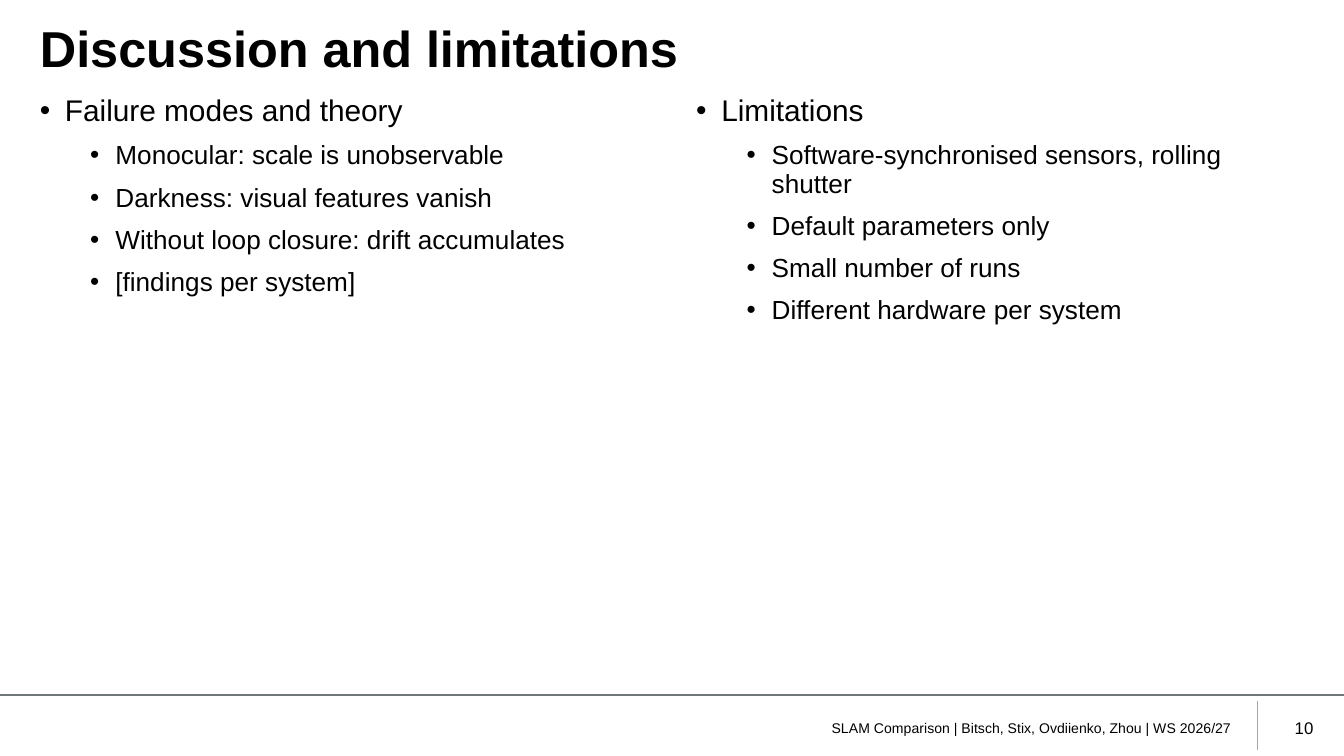
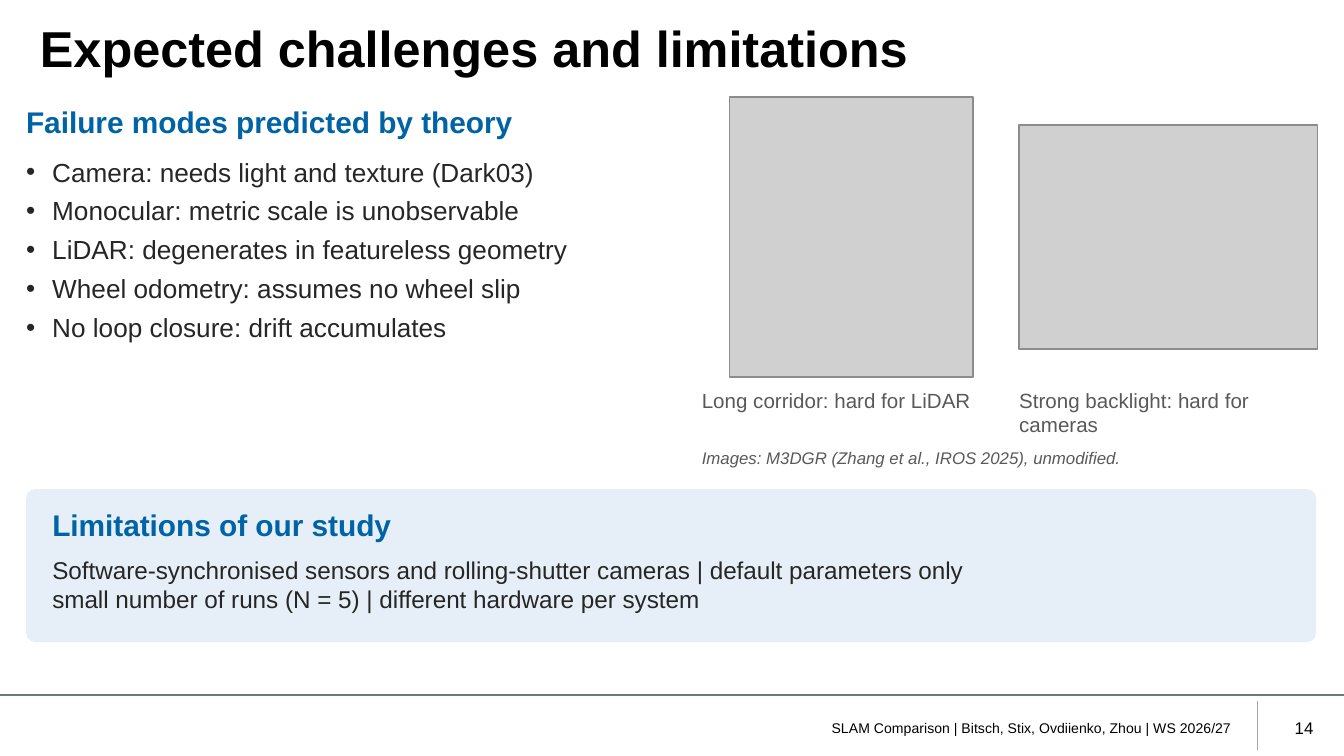
Before and after one commit to eliasbitsch/bEARL, a slide deck: slide 14 of slides/slam_comparison.pptx (slide 10 before the commit). Drawn at 1344x756 pixels with LibreOffice and Linux fonts; fonts in the diff are those of the drawing; grey boxes stand for pictures; background and template pictures are left out. Boxes give left, top, right and bottom in pixels: in the first picture for what was removed or moved away, otherwise in the second. Text is boxed around its words. In the diff, an @@ line names an element or a change of style, - is before the commit and + after.

```diff
--- a/slides/slam_comparison.pptx
+++ b/slides/slam_comparison.pptx
@@ title at (40, 30, 908, 77): text changed @@
-Discussion and limitations
+Expected challenges and limitations
@@ text added at (26, 111, 512, 139), 16 pt, text #0063A6, bold @@
+Failure modes predicted by theory
@@ text removed at (65, 99, 565, 297) @@
-• Failure modes and theory
-  • Monocular: scale is unobservable
-  • Darkness: visual features vanish
-  • Without loop closure: drift accumulates
-  • [findings per system]
@@ picture added at (730, 97, 973, 376) @@
@@ picture added at (1019, 125, 1317, 349) @@
@@ text added at (52, 163, 567, 343), 14 pt, text #262626 @@
+• Camera: needs light and texture (Dark03)
+• Monocular: metric scale is unobservable
+• LiDAR: degenerates in featureless geometry
+• Wheel odometry: assumes no wheel slip
+• No loop closure: drift accumulates
@@ text added at (702, 393, 970, 412), 11 pt, text #595959 @@
+Long corridor: hard for LiDAR
@@ text added at (1019, 393, 1249, 432), 11 pt, text #595959 @@
+Strong backlight: hard for cameras
@@ text added at (702, 452, 1120, 468), 9 pt, text #595959, italic @@
+Images: M3DGR (Zhang et al., IROS 2025), unmodified.
@@ rounded rectangle added at (26, 489, 1316, 642), fill #E6EFF7 @@
@@ text added at (52, 514, 391, 542), 16 pt, text #0063A6, bold @@
+Limitations of our study
@@ text at (52, 561, 962, 613): text changed; size 14 to 13 pt; text colour #000000 to #262626 @@
-• Limitations
-  • Software-synchronised sensors, rolling shutter
-  • Default parameters only
-  • Small number of runs
-  • Different hardware per system
+Software-synchronised sensors and rolling-shutter cameras | default parameters only
+small number of runs (N = 5) | different hardware per system
@@ page number at (1295, 722, 1314, 734): text changed @@
-10
+14
```
Also in this commit, not shown: 4 other slides changed, 8 slides added, 4 slides removed.
